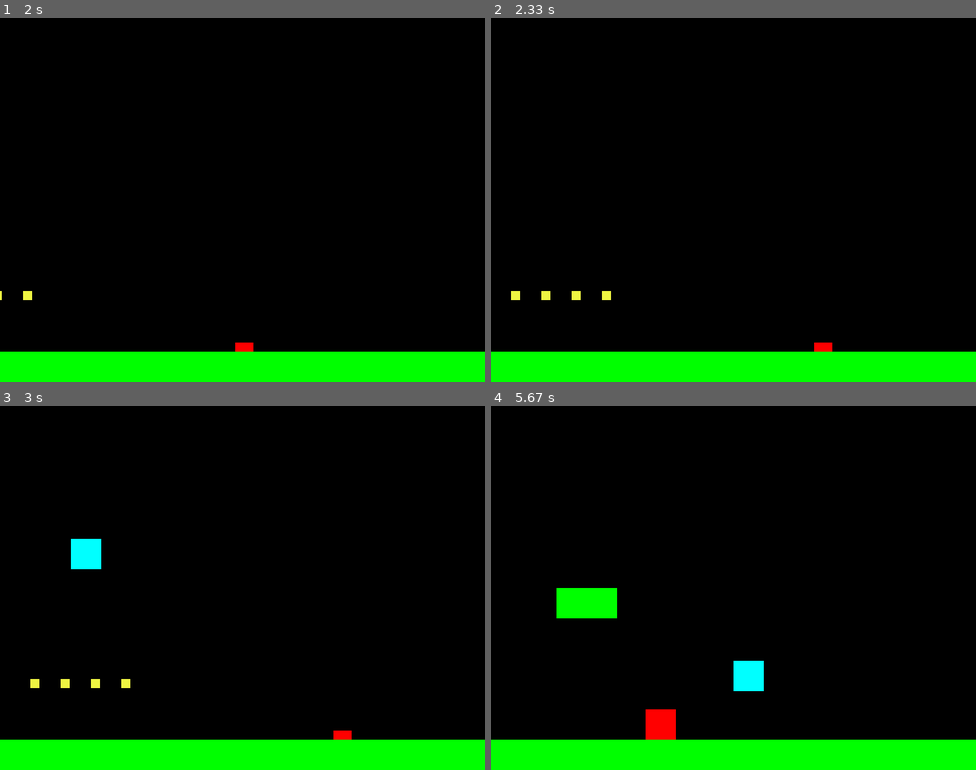
Above: before the commit, frames 1-4 (two rows, left to right).
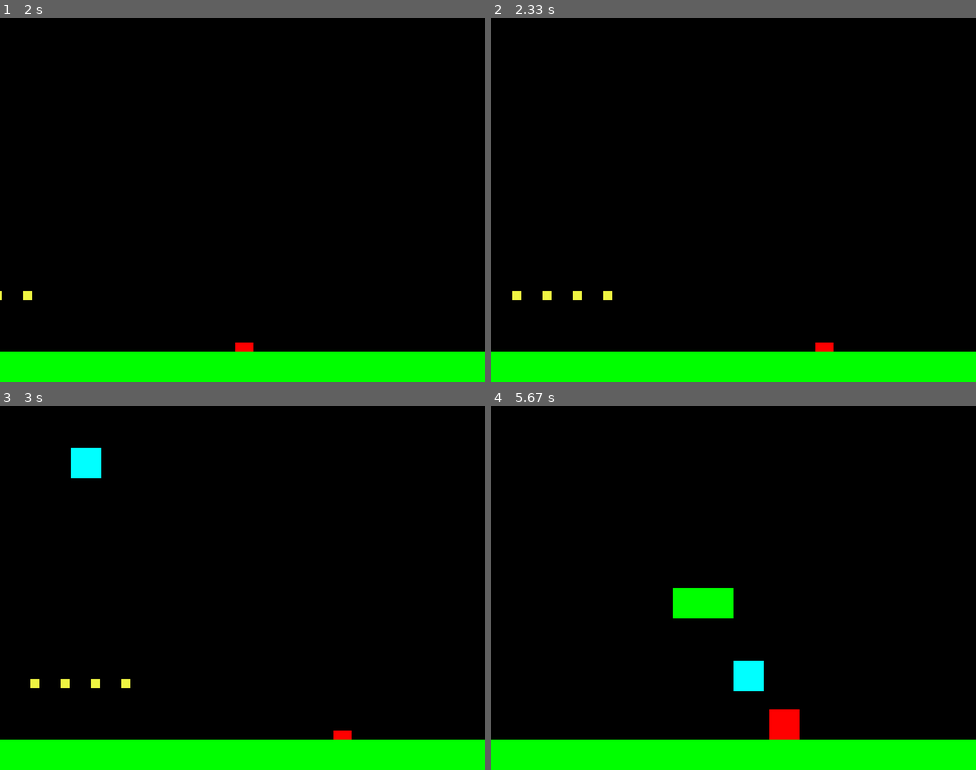
Above: after the commit, the same moments.

Repository: Rundumu/pygame-sonic-clone
Game: pygame game, started from main.py
Two runs of this game, one before a commit and one after it. Both use one fixed random seed, a clock stepped at 60 frames per second and the inputs below.
Inputs:
- Up to frame 1 (2 s): hold Right 0.33-0.8 s; hold Up 0.83-1.13 s; hold Right 1.17-1.63 s; hold Left from 1.67 s (still down)
- Up to frame 2 (2.33 s): release Left at 2.2 s; hold Down from 2.23 s (still down)
- Up to frame 3 (3 s): release Down at 2.53 s; hold Left 2.57-2.97 s
- Up to frame 4 (5.67 s): hold Up 3-3.37 s; hold Right 3.4-4.03 s; hold Down 4.07-4.43 s; hold Left 4.47-4.93 s; hold Right 4.97-5.43 s; hold Up from 5.47 s (still down)

Frame 1 is identical in both runs. In frame 2, less than 0.1% of the frame differs, in the area x 4-71%, y 75-92%; in frame 3, 1.0%; in frame 4, 3.1%, in the area x 13-64%, y 50-92%.

Commit message:
added circular movement to game

Diff:
--- a/main.py
+++ b/main.py
@@ -1,6 +1,7 @@
 from settings import *
 from sprites import *
 import pygame
+import math
 
 pygame.init()
 pygame.mixer.init()
@@ -217,15 +218,24 @@
                 s.pos.y = s.rect.bottom
                 clash.kill()
 
-            if s.rect.left < clash.rect.right:
-                s.rect.left = (clash.rect.right + 30)
+            if abs(s.rect.left - clash.rect.right) < 10:
+                s.rect.left = (clash.rect.right + 50)
                 s.pos.x = s.rect.left
-                clash.vel = 0
+                clash.vel = (clash.vel * -1)
                 RING_COUNT = 0
                 # TODO: study collisions with moving objects
                 print(RING_COUNT)
 
+            if abs(s.rect.right - clash.rect.left) < 10:
+                s.rect.right = (clash.rect.left - 50)
+                s.pos.x = s.rect.right
+                clash.vel = (clash.vel * -1)
+                RING_COUNT = 0
+                # TODO: study collisions with moving objects
+                print(RING_COUNT)
+
     camera.update(s)
+
 
     # draw
     window.fill(BLACK)
--- a/sprites.py
+++ b/sprites.py
@@ -1,5 +1,6 @@
 import pygame
 from settings import *
+import math
 
 vec = pygame.math.Vector2
 
@@ -16,6 +17,9 @@
         self.acc = vec(0, 0)
         self.last_update = 0
         self.time_passed = 0
+        self.radians = 0
+        self.circ_vel = 0.5
+
 
 
     def update(self):
@@ -29,6 +33,13 @@
             self.faster()
         if keys[pygame.K_UP]:
             self.acc.y = -ACCEL
+        if keys[pygame.K_DOWN]:
+            self.radians += self.circ_vel
+            self.acc.x = self.acc.x + math.cos(self.radians) * -1
+            self.acc.y = self.acc.y + math.sin(self.radians) * -1
+            print(math.cos(self.radians))
+
+
 
 
        # friction check
@@ -176,3 +187,13 @@
                 self.rect.x += self.vel
             else:
                 self.vel = self.vel * -1
+
+class Loop(pygame.sprite.Sprite):
+
+    def __init__(self, x, y):
+        pygame.sprite.Sprite.__init__(self)
+        self.image = pygame.Surface((200, 200))
+        self.image.fill(RED)
+        self.rect = self.image.get_rect()
+        self.rect.x = x
+        self.rect.y = y
